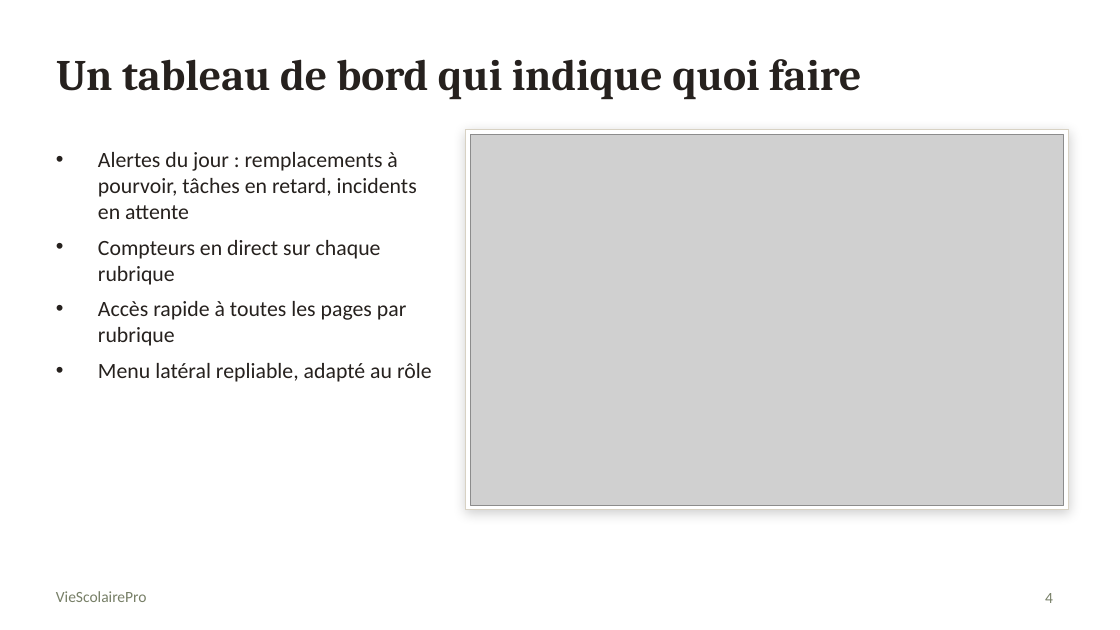
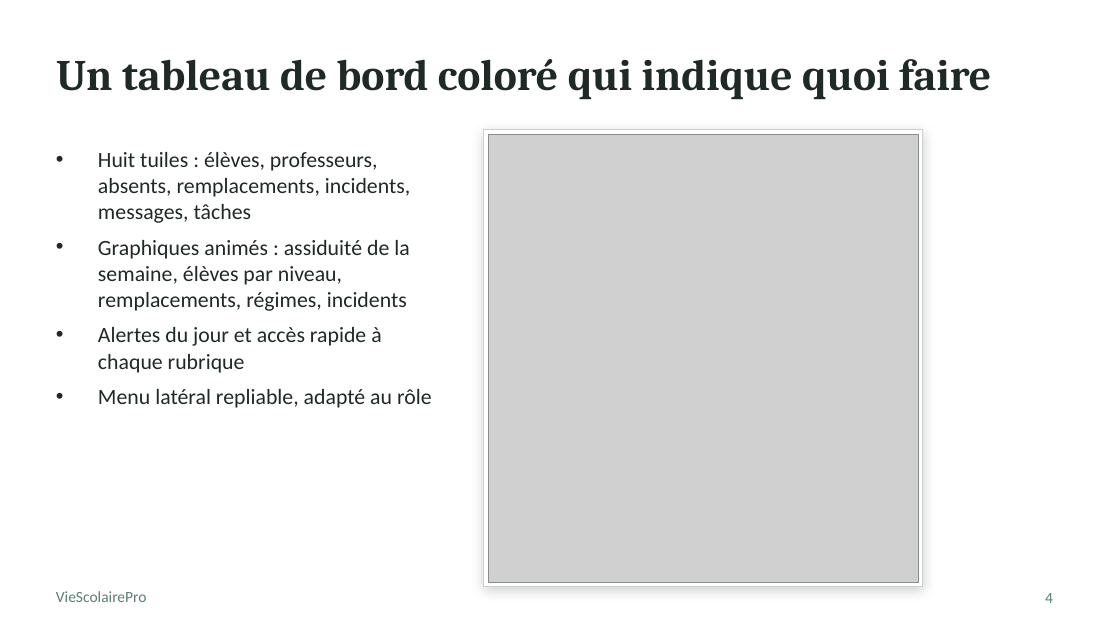
Before and after one commit to selwateaching/academie, a slide deck: slide 4 of presentation/VieScolairePro_presentation.pptx. Drawn at 1120x630 pixels with LibreOffice and Linux fonts; fonts in the diff are those of the drawing; grey boxes stand for pictures. Boxes give left, top, right and bottom in pixels: in the first picture for what was removed or moved away, otherwise in the second. Text is boxed around its words. In the diff, an @@ line names an element or a change of style, - is before the commit and + after.

```diff
--- a/presentation/VieScolairePro_presentation.pptx
+++ b/presentation/VieScolairePro_presentation.pptx
@@ title at (56,59,991,100): text changed; text colour #26211E to #1F2A24 @@
-Un tableau de bord qui indique quoi faire
+Un tableau de bord coloré qui indique quoi faire
@@ rectangle: place and size @@
-rectangle at (466,130,1068,510)
+rectangle at (484,130,923,587)
@@ rectangle at (484,130,923,587): outline #D8D2C4 0.75 pt to #C9D3CD 0.75 pt @@
@@ picture: place and size @@
-picture at (470,134,1064,505)
+picture at (488,134,918,582)
@@ text at (98,152,410,373): text changed; text colour #26211E to #1F2A24 @@
-• Alertes du jour : remplacements à pourvoir, tâches en retard, incidents en attente
-• Compteurs en direct sur chaque rubrique
-• Accès rapide à toutes les pages par rubrique
+• Huit tuiles : élèves, professeurs, absents, remplacements, incidents, messages, tâches
+• Graphiques animés : assiduité de la semaine, élèves par niveau, remplacements, régimes, incidents
+• Alertes du jour et accès rapide à chaque rubrique
@@ text at (98,389,432,408): text colour #26211E to #1F2A24 in "Menu latéral repliable, adapté au rôle" @@
@@ text "VieScolairePro" at (56,591,147,602): text colour #777F67 to #5E7F72 @@
@@ page number at (1045,593,1053,603): text colour #777F67 to #5E7F72 @@
```
Also in this commit, not shown: 17 other slides changed, 17 slides added, 2 slides removed, 42 other files.
